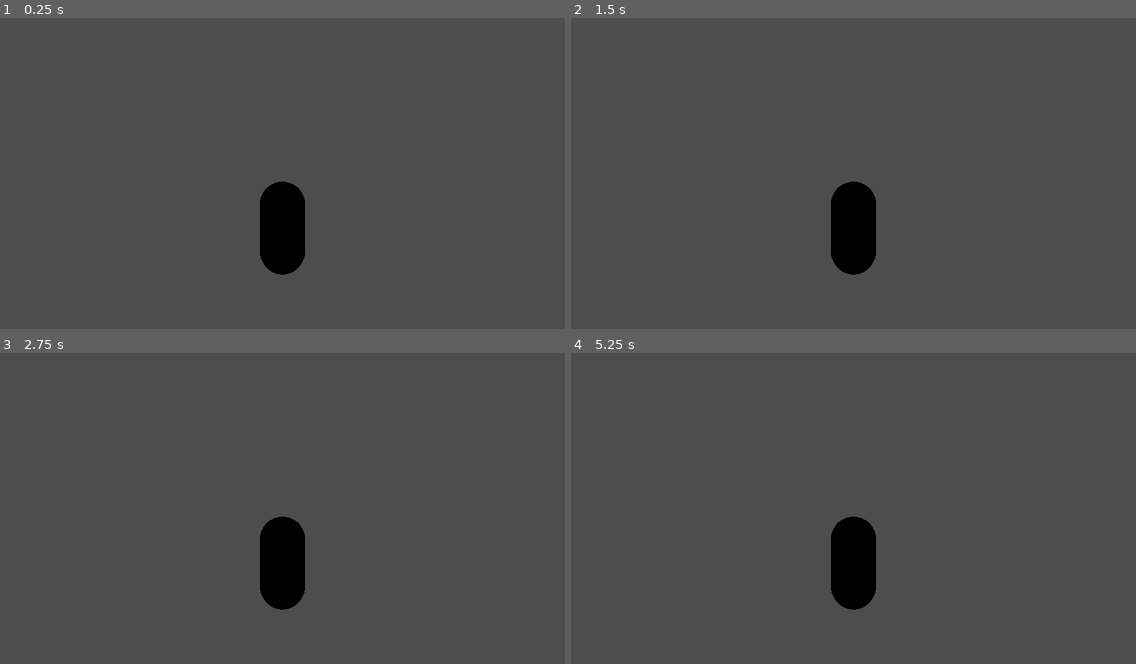
Above: before the commit, frames 1-4 (two rows, left to right).
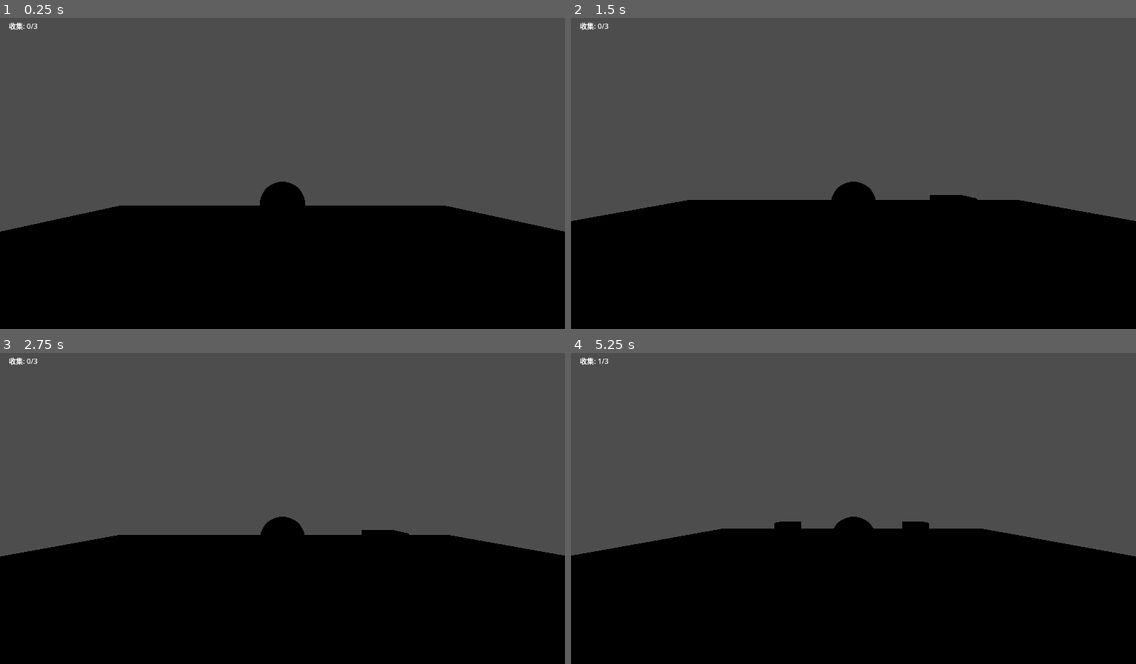
Above: after the commit, the same moments.

Repository: wgt19861219/godot-ai-kit
Game: Godot game, scene res://scenes/Main.tscn
Same seed, same stepped clock (60 frames per second), same inputs: the game is played once before the commit and once after it. Before the commit the project starts from res://scenes/player.tscn.
Inputs:
- Up to frame 1 (0.25 s): no input
- Up to frame 2 (1.5 s): tap Enter (ui_accept) at 0.5, 0.77 s; hold Right (ui_right) 0.53-1.28 s; hold Down (ui_down) from 1.28 s (still down)
- Up to frame 3 (2.75 s): tap Enter (ui_accept) at 1.52 s; release Down (ui_down) at 2.03 s; hold Right (ui_right) from 2.03 s (still down)
- Up to frame 4 (5.25 s): tap Enter (ui_accept) at 2.75, 3.02, 3.77, 4.52 s; release Right (ui_right) at 2.78 s; hold Up (ui_up) 2.78-3.53 s; hold Left (ui_left) 3.53-5.03 s; hold Down (ui_down) from 5.03 s (still down)

The runs differ from the first frame. In frame 1, 36% of the frame differs, in the area x 0-100%, y 1-100%; in frame 2, 38%; in frame 3, 38%; in frame 4, 39%.

Commit message:
fix(dogfood): reviewer C3 main_scene 配错 + F10 根因订正 + F12/F13
- C3(必修,阻塞验收②):project.godot main_scene player.tscn→Main.tscn
  godot --path demo 默认入口现在跑 Main(可玩),验收②真正达成
- F10 订正:node_count=0 真根因是 main_scene 配错(原记为 profiler 缺陷,粉饰)
- 补 F12(UI 中文字体/视觉验收盲区)/ F13(main_scene 配错=F10 真根因)
- C1/C2/I1-I4 记 v0.1.1 待办(reviewer 标不阻塞)

Co-Authored-By: Claude <noreply@anthropic.com>

Diff:
--- a/demo/project.godot
+++ b/demo/project.godot
@@ -4,7 +4,7 @@
 
 config/name="godot-ai-kit demo"
 config/description="3D 收集物平台游戏 demo(godot-ai-kit ①② 阶段产出)"
-run/main_scene="res://scenes/player.tscn"
+run/main_scene="res://scenes/Main.tscn"
 config/features=Vector4(4, 5, 0, 0)
 
 [display]
Not shown, changed: demo/docs/03-production-log.md
